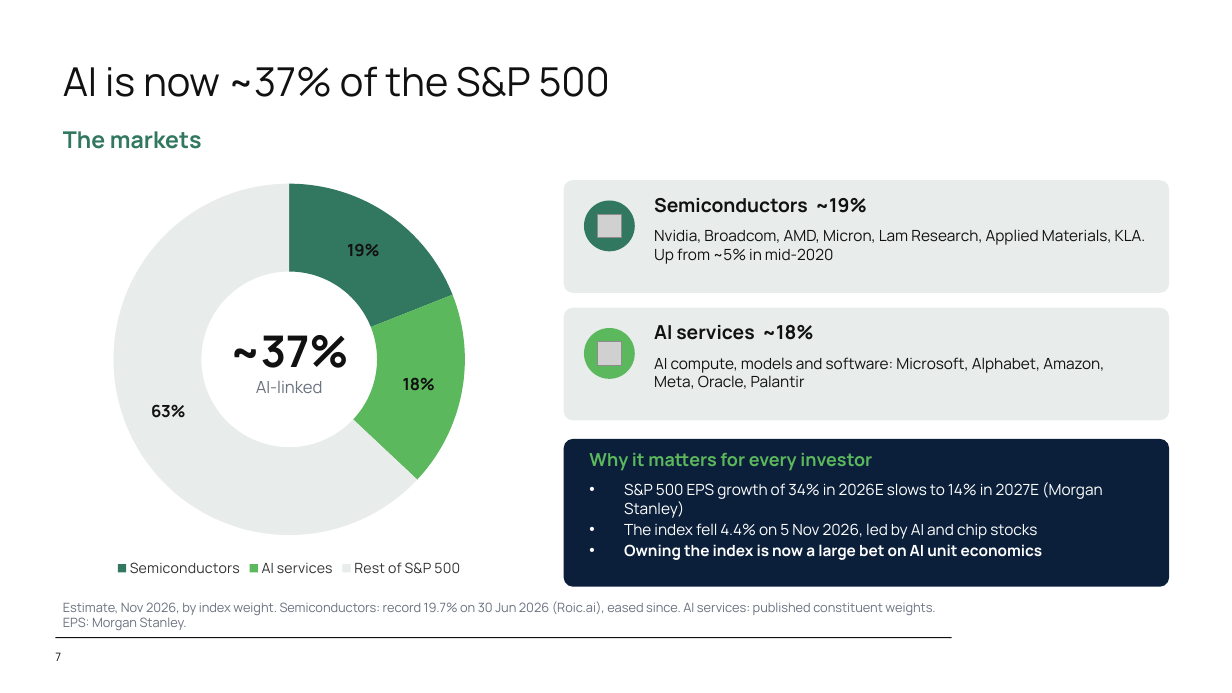
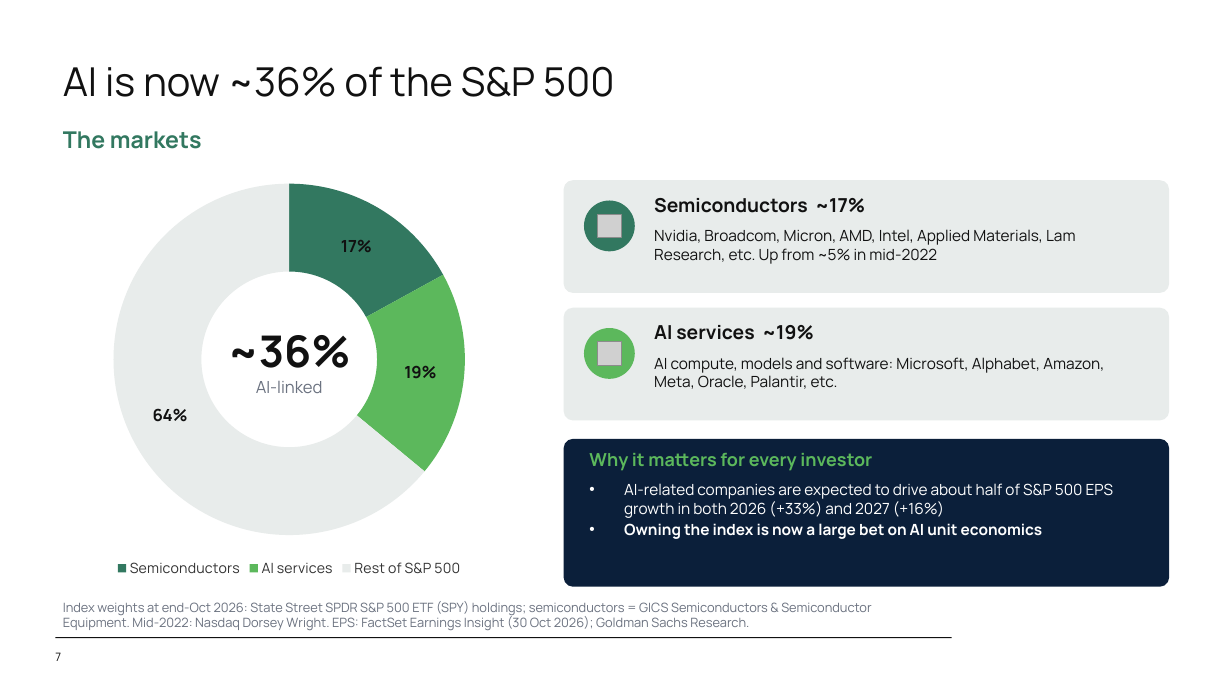
Before and after one commit to SystemCapital/AI-Dashboard, a slide deck: slide 7 of presentation/AI_Unit_Economics.pptx. Drawn at 1232x693 pixels with LibreOffice and Linux fonts; fonts in the diff are those of the drawing; grey boxes stand for pictures; background and template pictures are left out. Boxes give left, top, right and bottom in pixels: in the first picture for what was removed or moved away, otherwise in the second. Text is boxed around its words. In the diff, an @@ line names an element or a change of style, - is before the commit and + after.

```diff
--- a/presentation/AI_Unit_Economics.pptx
+++ b/presentation/AI_Unit_Economics.pptx
@@ title at [63,66,614,97]: text changed @@
-AI is now ~37% of the S&P 500
+AI is now ~36% of the S&P 500
@@ doughnut chart at [63,171,516,582] @@
@@ Series 1, Semiconductors: 19 to 17 @@
@@ Series 1, AI services: 18 to 19 @@
@@ Series 1, Rest of S&P 500: 63 to 64 @@
@@ text at [654,198,865,213]: text changed @@
-Semiconductors ~19%
+Semiconductors ~17%
@@ text at [654,229,1075,264]: text changed @@
-Nvidia, Broadcom, AMD, Micron, Lam Research, Applied Materials, KLA. Up from ~5% in mid-2020
+Nvidia, Broadcom, Micron, AMD, Intel, Applied Materials, Lam Research, etc. Up from ~5% in mid-2022
@@ text at [654,325,813,340]: text changed @@
-AI services ~18%
+AI services ~19%
@@ text at [228,335,351,368]: text changed @@
-~37%
+~36%
@@ text at [654,357,1104,389]: text changed @@
-AI compute, models and software: Microsoft, Alphabet, Amazon, Meta, Oracle, Palantir
+AI compute, models and software: Microsoft, Alphabet, Amazon, Meta, Oracle, Palantir, etc.
@@ text at [624,483,1114,518]: text changed @@
-• S&P 500 EPS growth of 34% in 2026E slows to 14% in 2027E (Morgan Stanley)
-• The index fell 4.4% on 5 Nov 2026, led by AI and chip stocks
+• AI-related companies are expected to drive about half of S&P 500 EPS growth in both 2026 (+33%) and 2027 (+16%)
@@ text at [63,601,871,630]: text changed @@
-Estimate, Nov 2026, by index weight. Semiconductors: record 19.7% on 30 Jun 2026 (Roic.ai), eased since. AI services: published constituent weights. EPS: Morgan Stanley.
+Index weights at end-Oct 2026: State Street SPDR S&P 500 ETF (SPY) holdings; semiconductors = GICS Semiconductors & Semiconductor Equipment. Mid-2022: Nasdaq Dorsey Wright. EPS: FactSet Earnings Insight (30 Oct 2026); Goldman Sachs Research.
```
Also in this commit, not shown: 5 other slides changed, 1 other file.
